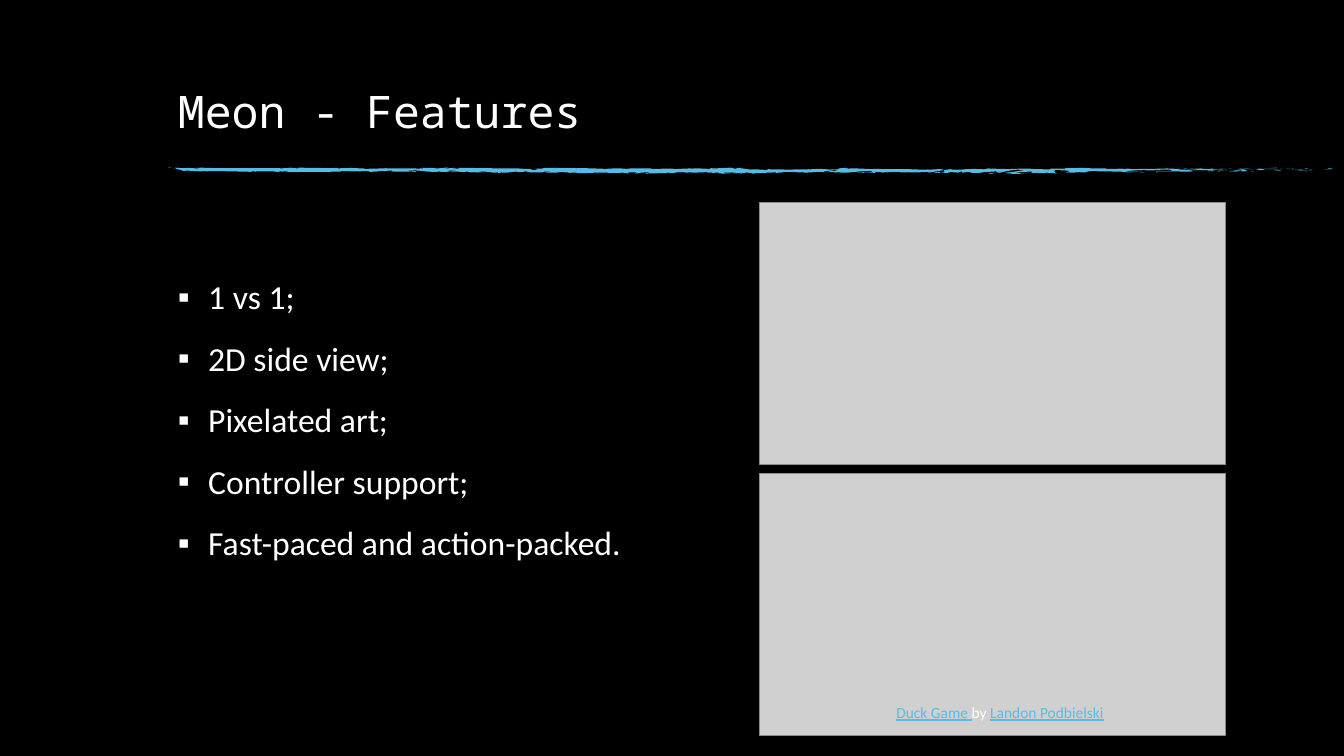
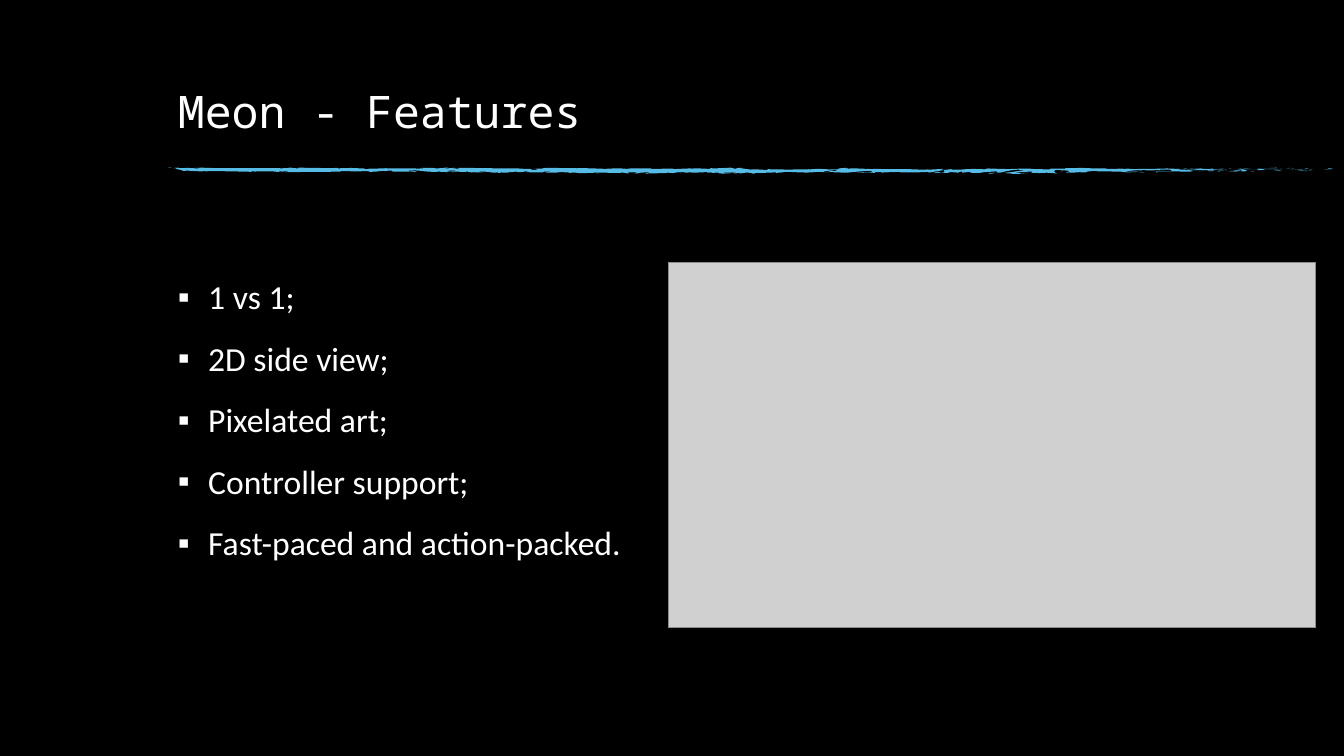
Before and after one commit to Fonns/Meon, a slide deck: slide 2 of Files/Docs/Power Point/Meon - Presentation.pptx. Drawn at 1344x756 pixels with LibreOffice and Linux fonts; fonts in the diff are those of the drawing; grey boxes stand for pictures; background and template pictures are left out. Boxes give left, top, right and bottom in pixels: in the first picture for what was removed or moved away, otherwise in the second. Text is boxed around its words. In the diff, an @@ line names an element or a change of style, - is before the commit and + after.

```diff
--- a/Files/Docs/Power Point/Meon - Presentation.pptx
+++ b/Files/Docs/Power Point/Meon - Presentation.pptx
@@ picture removed at (x1=759, y1=202, x2=1225, y2=464) @@
@@ picture added at (x1=668, y1=263, x2=1316, y2=628) @@
@@ picture removed at (x1=759, y1=473, x2=1225, y2=735) @@
@@ text removed at (x1=896, y1=707, x2=1103, y2=721) @@
-Duck Game by Landon Podbielski
```
Also in this commit, not shown: 2 other slides changed, 43 other files.
